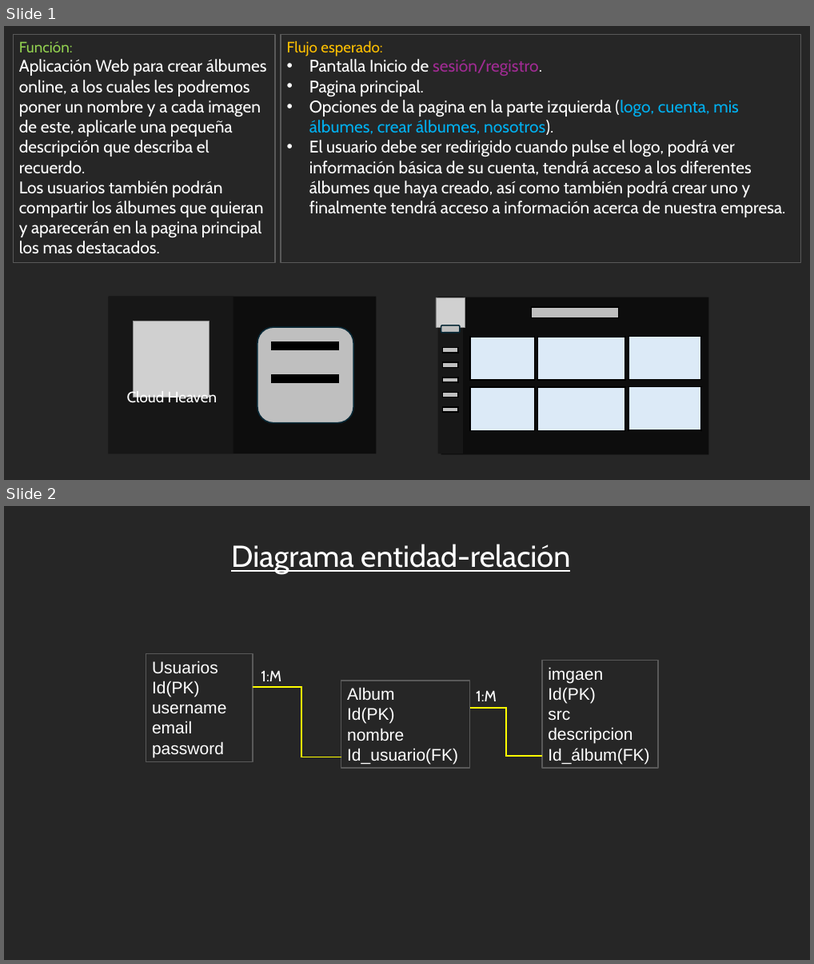
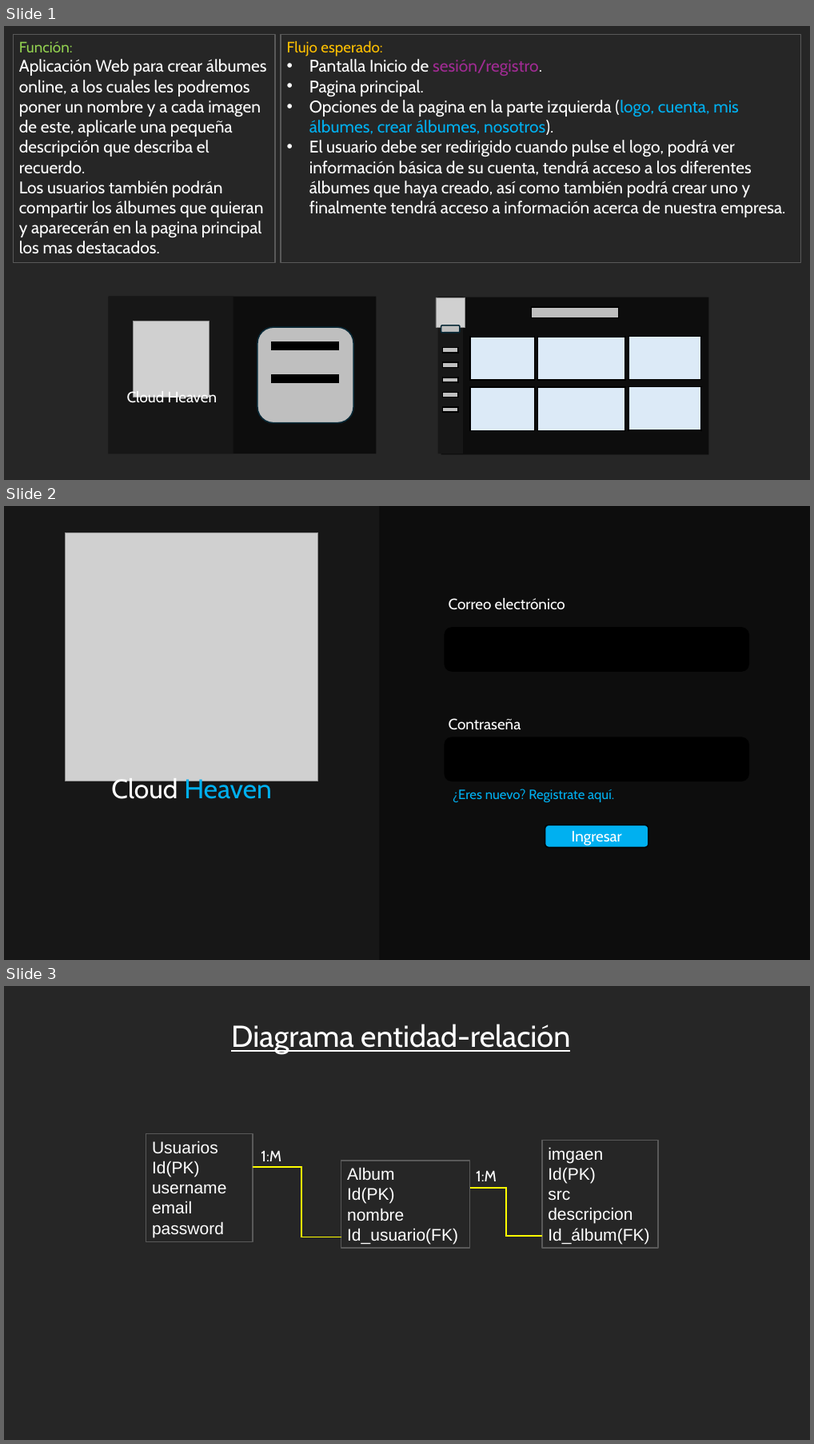
Before and after one commit to Brian07052024/Cloud-Heaven, a slide deck: Presentación1.pptx. Shown one above the other, each under a label of ours: slides 1 and 2 before the commit, slides 1, 2 and 3 after it. The pictures are 814x964 and 814x1444 pixels, drawn with LibreOffice and Linux fonts; fonts in the diff are those of the drawing; grey boxes stand for pictures. Boxes give left, top, right and bottom in pixels: in the first picture for what was removed or moved away, otherwise in the second. Text is boxed around its words. In the diff, an @@ line names an element or a change of style, - is before the commit and + after.

```diff
--- a/Presentación1.pptx
+++ b/Presentación1.pptx
@@ slide 2 added at box(4, 506, 810, 960), background #262626 @@
@@ rectangle added at box(4, 506, 380, 960), fill #171717 @@
@@ rectangle added at box(7, 506, 810, 960), fill #0D0D0D @@
@@ picture added at box(65, 532, 318, 780) @@
@@ text added at box(449, 598, 566, 610), 18 pt, text #FFFFFF @@
+Correo electrónico
@@ rounded rectangle added at box(445, 628, 750, 671), fill #000000, outline #000000 1.5 pt @@
@@ text added at box(449, 718, 522, 730), 18 pt, text #FFFFFF @@
+Contraseña
@@ rounded rectangle added at box(445, 738, 750, 781), fill #000000, outline #000000 1.5 pt @@
@@ text added at box(111, 776, 272, 799), 32 pt, text #00B0F0 @@
+Cloud Heaven
@@ text added at box(453, 788, 614, 802), 16 pt, text #00B0F0 @@
+¿Eres nuevo? Registrate aquí.
@@ rounded rectangle added at box(546, 825, 649, 847), fill #00B0F0, outline #000000 1.5 pt, 18 pt, text #FFFFFF @@
+Ingresar
@@ what was slide 2 is now slide 3 @@
```
Also in this commit, not shown: 15 other files.
